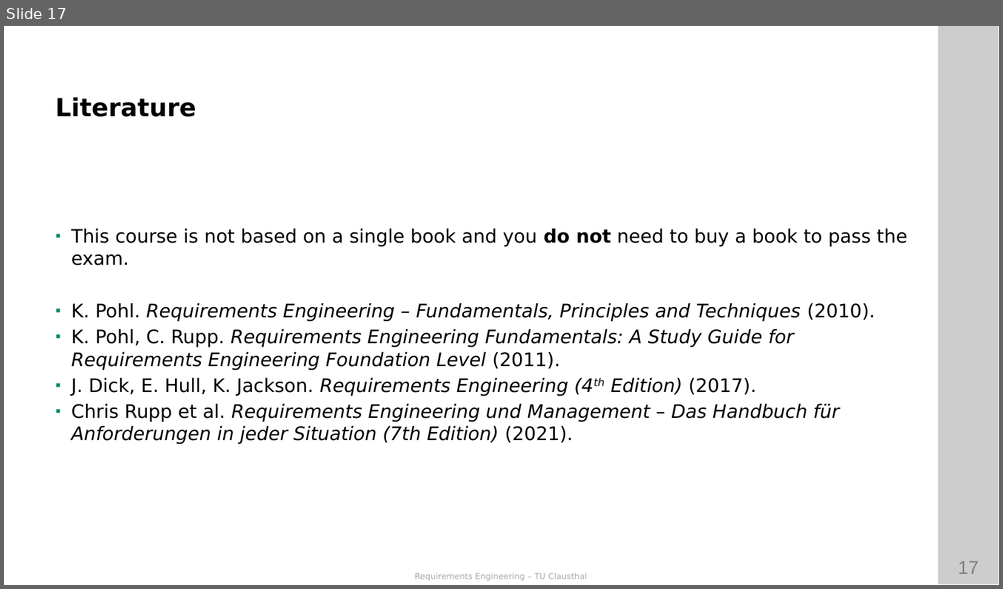
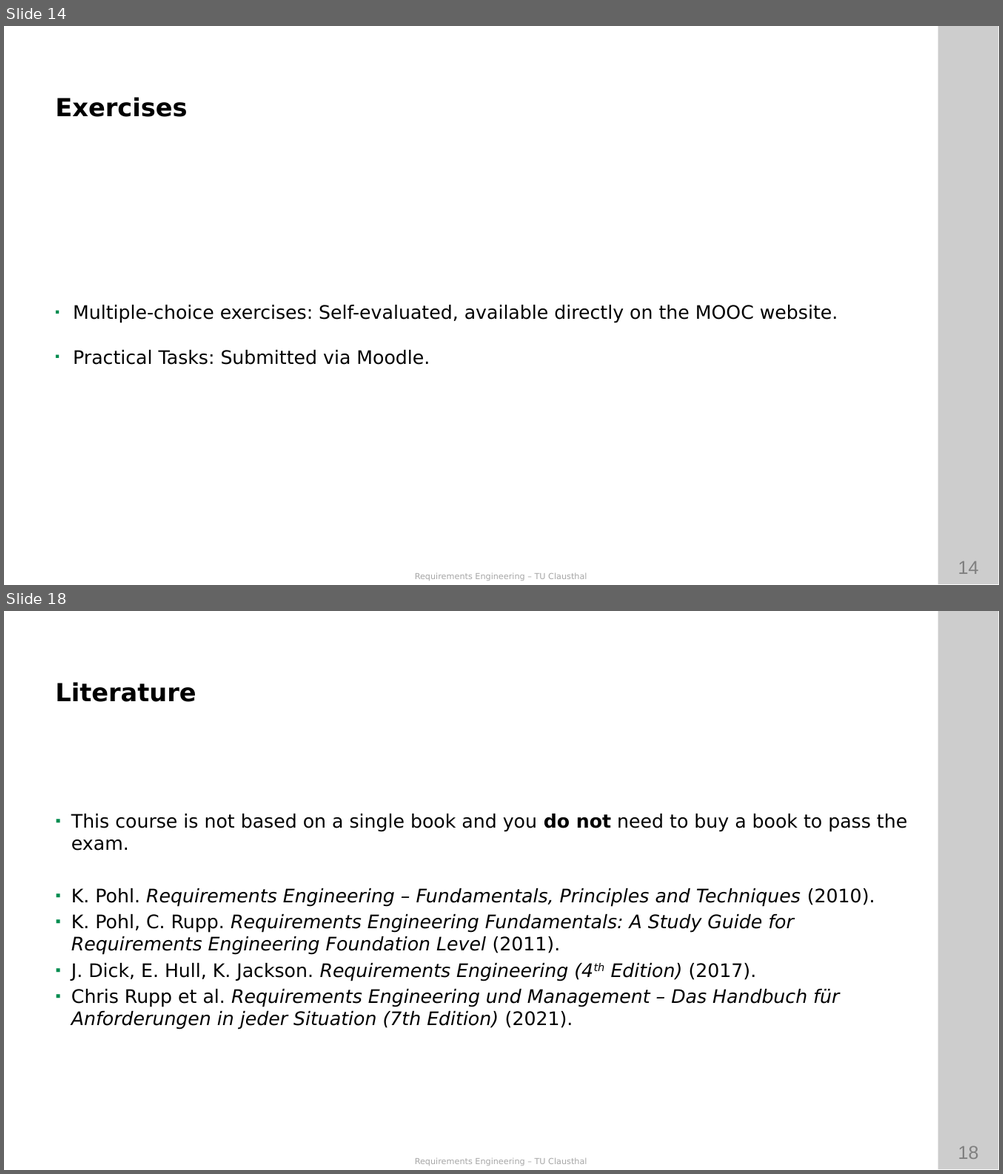
Before and after one commit to ETCE-LAB/teaching-material, a slide deck: Requirements-Engineering/RE-L00-Organization.pptx. Shown one above the other, each under a label of ours: slide 17 before the commit, slides 14 and 18 after it; the slides between them are not shown. The pictures are 1003x589 and 1003x1174 pixels, drawn with LibreOffice and Linux fonts; fonts in the diff are those of the drawing; background and template pictures are left out. Boxes give left, top, right and bottom in pixels: in the first picture for what was removed or moved away, otherwise in the second. Text is boxed around its words. In the diff, an @@ line names an element or a change of style, - is before the commit and + after.

Commit message:
Updated Exercise sheets and Slides

```diff
--- a/Requirements-Engineering/RE-L00-Organization.pptx
+++ b/Requirements-Engineering/RE-L00-Organization.pptx
@@ slide 14 added at bbox=[4, 26, 999, 585], background #FFFFFF; not listed: 4 template elements that a slide beside it also shows @@
@@ text added at bbox=[55, 97, 187, 117], 24 pt, text #000000, bold @@
+Exercises
@@ text added at bbox=[73, 305, 838, 365], 18 pt, text #000000 @@
+◾ Multiple-choice exercises: Self-evaluated, available directly on the MOOC website.
+◾ Practical Tasks: Submitted via Moodle.
@@ what was slide 17 is now slide 18 @@
@@ page number at bbox=[958, 1146, 979, 1159]: text changed @@
-17
+18
```
Also in this commit, not shown: 7 slides changed, 41 other files.
